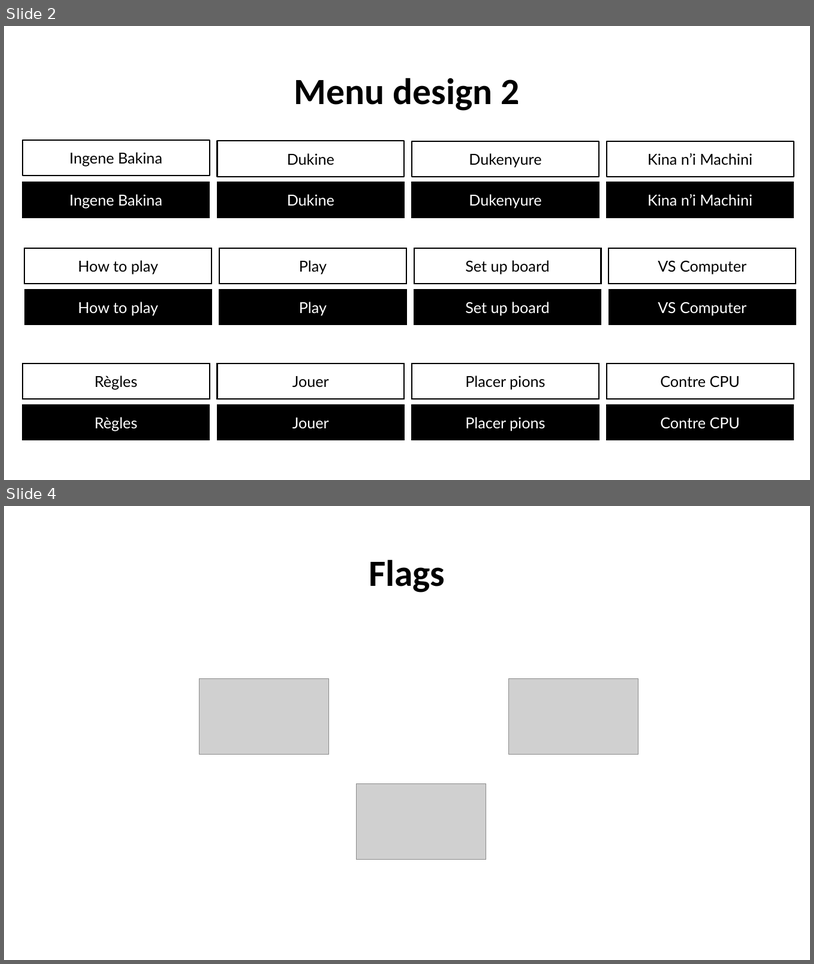
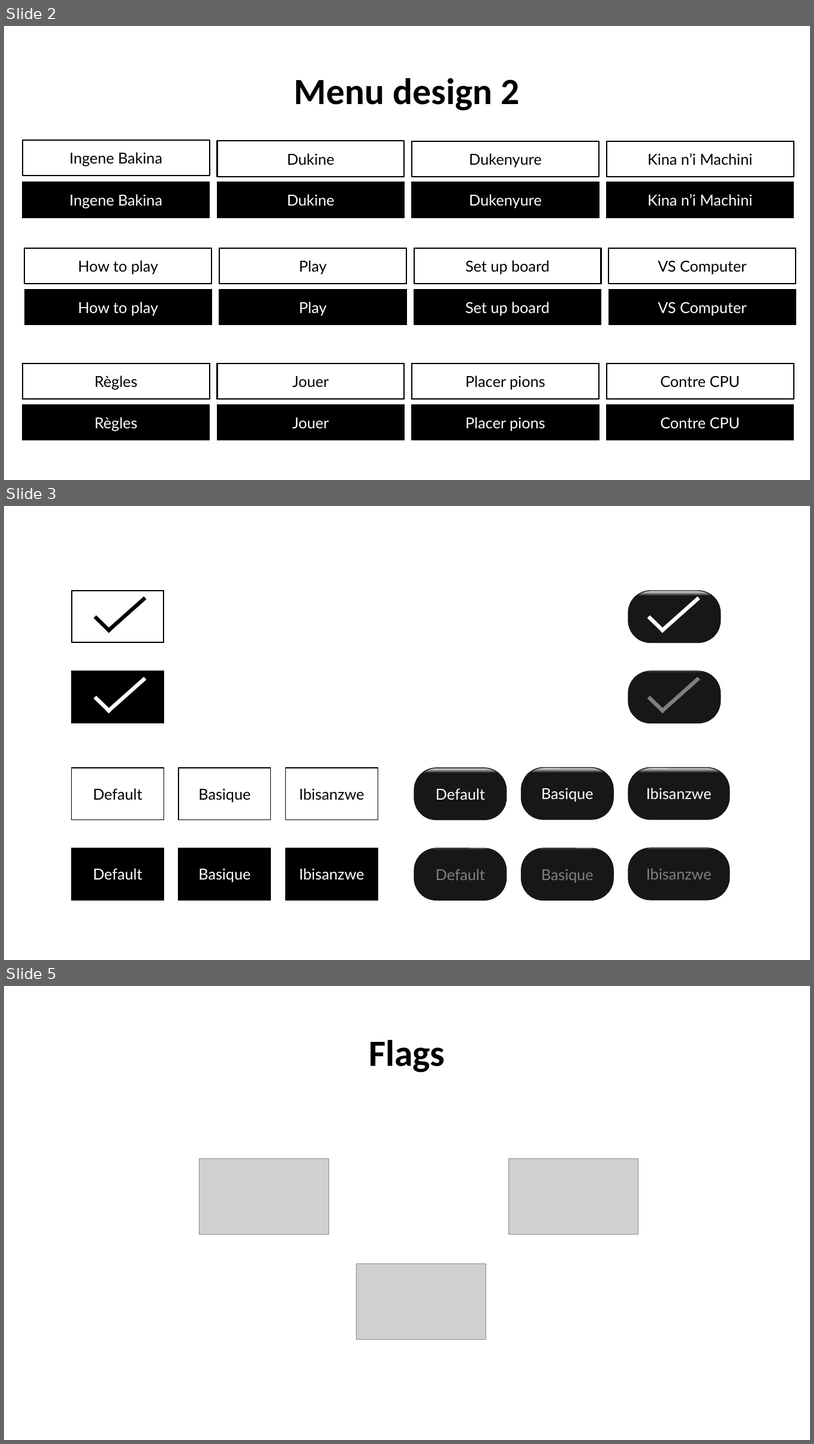
Before and after one commit to dan4am/urubugu, a slide deck: assets/buttons.pptx. Shown one above the other, each under a label of ours: slides 2 and 4 before the commit, slides 2, 3 and 5 after it; the slides between them are not shown. The pictures are 814x964 and 814x1444 pixels, drawn with LibreOffice and Linux fonts; fonts in the diff are those of the drawing; grey boxes stand for pictures. Boxes give left, top, right and bottom in pixels: in the first picture for what was removed or moved away, otherwise in the second. Text is boxed around its words. In the diff, an @@ line names an element or a change of style, - is before the commit and + after.

```diff
--- a/assets/buttons.pptx
+++ b/assets/buttons.pptx
@@ slide 3 added at [4,506,810,960], background #FFFFFF @@
@@ rectangle added at [72,591,164,643], outline #000000 1.5 pt @@
@@ rounded rectangle added at [629,591,721,643], fill gradient #F7FAFD to #181717, outline #181717 1 pt @@
@@ line added from (107, 631) to (145, 598), #000000 4.5 pt @@
@@ line added from (662, 631) to (699, 598), #FFFFFF 4.5 pt @@
@@ line added from (110, 631) to (95, 617), #000000 4.5 pt @@
@@ line added from (665, 631) to (649, 617), #FFFFFF 4.5 pt @@
@@ rectangle added at [72,671,164,723], fill #000000, outline #000000 1.5 pt @@
@@ line added from (107, 712) to (145, 678), #FFFFFF 4.5 pt @@
@@ rounded rectangle added at [629,671,721,723], fill gradient #F7FAFD to #181717, outline #181717 1 pt @@
@@ line added from (662, 712) to (699, 678), #7F7F7F 4.5 pt @@
@@ line added from (110, 712) to (95, 697), #FFFFFF 4.5 pt @@
@@ line added from (665, 712) to (649, 697), #7F7F7F 4.5 pt @@
@@ rounded rectangle added at [72,768,164,820], fill #FFFFFF, outline #000000 1 pt, 18 pt, text #000000 @@
+Default
@@ rounded rectangle added at [179,768,271,820], fill #FFFFFF, outline #000000 1 pt, 18 pt, text #000000 @@
+Basique
@@ rounded rectangle added at [286,768,378,820], fill #FFFFFF, outline #000000 1 pt, 18 pt, text #000000 @@
+Ibisanzwe
@@ rounded rectangle added at [415,768,507,820], fill gradient #F7FAFD to #181717, outline #181717 1 pt, 18 pt, text #FFFFFF @@
+Default
@@ rounded rectangle added at [522,768,614,819], fill gradient #F7FAFD to #181717, outline #181717 1 pt, 18 pt, text #FFFFFF @@
+Basique
@@ rounded rectangle added at [629,768,730,819], fill gradient #F7FAFD to #181717, outline #181717 1 pt, 18 pt, text #FFFFFF @@
+Ibisanzwe
@@ rounded rectangle added at [72,848,164,900], fill #000000, outline #000000 1 pt, 18 pt, text #FFFFFF @@
+Default
@@ rounded rectangle added at [179,848,271,900], fill #000000, outline #000000 1 pt, 18 pt, text #FFFFFF @@
+Basique
@@ rounded rectangle added at [286,848,378,900], fill #000000, outline #000000 1 pt, 18 pt, text #FFFFFF @@
+Ibisanzwe
@@ rounded rectangle added at [415,848,507,900], fill gradient #F7FAFD to #181717, outline #181717 1 pt, 18 pt, text #808080 @@
+Default
@@ rounded rectangle added at [522,848,614,900], fill gradient #F7FAFD to #181717, outline #181717 1 pt, 18 pt, text #808080 @@
+Basique
@@ rounded rectangle added at [629,848,730,900], fill gradient #F7FAFD to #181717, outline #181717 1 pt, 18 pt, text #808080 @@
+Ibisanzwe
@@ what was slide 4 is now slide 5 @@
```
Also in this commit, not shown: 2 slides changed, 1 other slide added, 2 slides removed, 32 other files.
